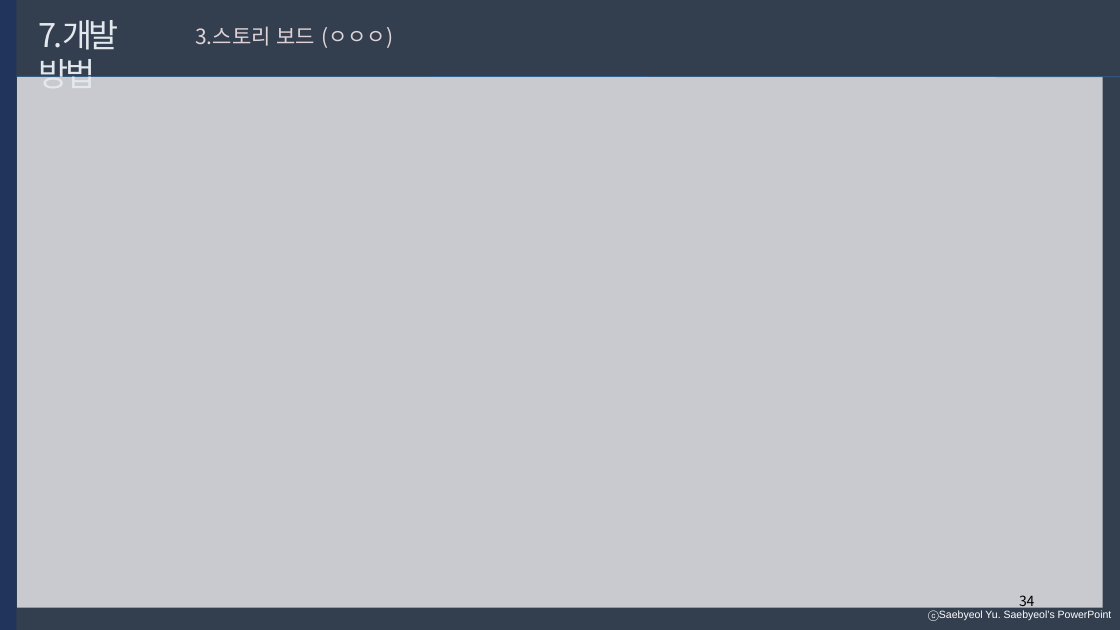
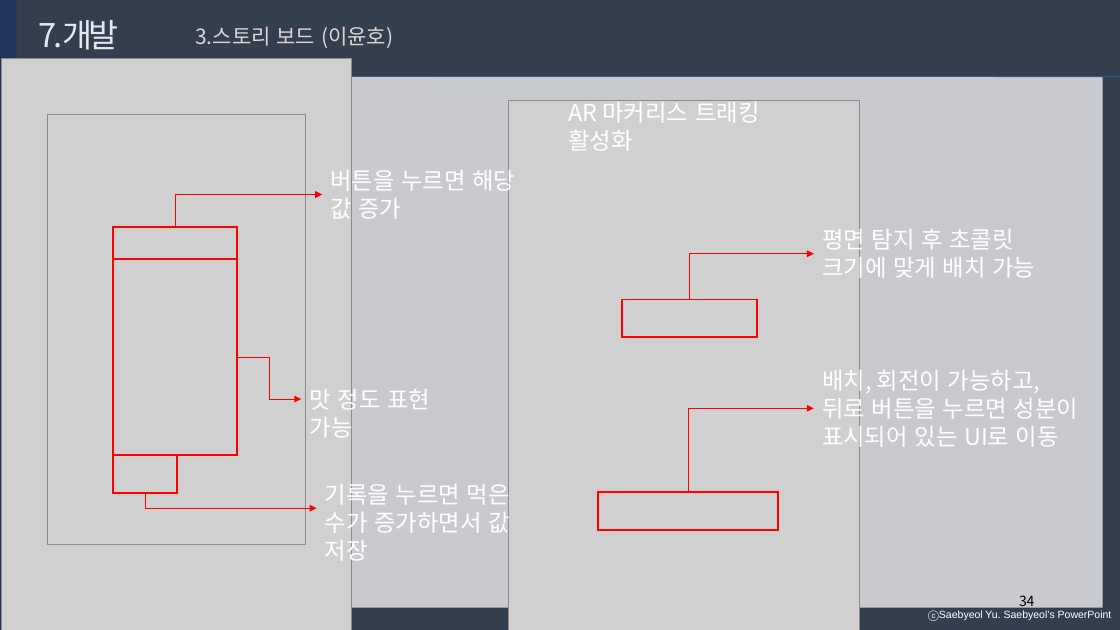
Before and after one commit to developerYHLee/University_Homework, a slide deck: slide 34 of 기말과제.pptx. Drawn at 1120x630 pixels with LibreOffice and Linux fonts; fonts in the diff are those of the drawing; grey boxes stand for pictures. Boxes give left, top, right and bottom in pixels: in the first picture for what was removed or moved away, otherwise in the second. Text is boxed around its words. In the diff, an @@ line names an element or a change of style, - is before the commit and + after.

```diff
--- a/기말과제.pptx
+++ b/기말과제.pptx
@@ text at box(195, 26, 393, 48): text changed @@
-3.스토리 보드 (ㅇㅇㅇ)
+3.스토리 보드 (이윤호)
@@ picture added at box(2, 58, 351, 630) @@
@@ picture added at box(48, 114, 306, 544) @@
@@ picture added at box(508, 100, 860, 630) @@
@@ text added at box(568, 100, 759, 150), 20 pt, text #FFFFFF @@
+AR 마커리스 트래킹 활성화
@@ text added at box(330, 165, 515, 219), 20 pt, text #FFFFFF @@
+버튼을 누르면 해당 값 증가
@@ elbow arrow added from (175, 227) to (322, 195), #FF0000 0.5 pt @@
@@ rectangle added at box(113, 227, 237, 259), outline #FF0000 1.5 pt @@
@@ text added at box(822, 225, 1035, 283), 20 pt, text #FFFFFF @@
+평면 탐지 후 초콜릿 크기에 맞게 배치 가능
@@ rectangle added at box(113, 260, 237, 455), outline #FF0000 1.5 pt @@
@@ elbow arrow added from (690, 300) to (814, 254), #FF0000 0.5 pt @@
@@ rectangle added at box(622, 300, 757, 338), outline #FF0000 1.5 pt @@
@@ elbow arrow added from (237, 357) to (302, 399), #FF0000 0.5 pt @@
@@ text added at box(310, 384, 430, 442), 20 pt, text #FFFFFF @@
+맛 정도 표현 가능
@@ text added at box(822, 365, 1078, 451), 20 pt, text #FFFFFF @@
+배치, 회전이 가능하고,
+뒤로 버튼을 누르면 성분이 표시되어 있는 UI로 이동
@@ elbow arrow added from (688, 492) to (814, 408), #FF0000 0.5 pt @@
@@ rectangle added at box(113, 455, 176, 493), outline #FF0000 1.5 pt @@
@@ text added at box(325, 479, 510, 565), 20 pt, text #FFFFFF @@
+기록을 누르면 먹은 수가 증가하면서 값 저장
@@ elbow arrow added from (145, 493) to (317, 508), #FF0000 0.5 pt @@
@@ rectangle added at box(598, 492, 778, 530), outline #FF0000 1.5 pt @@
```
Also in this commit, not shown: 6 other slides changed.
